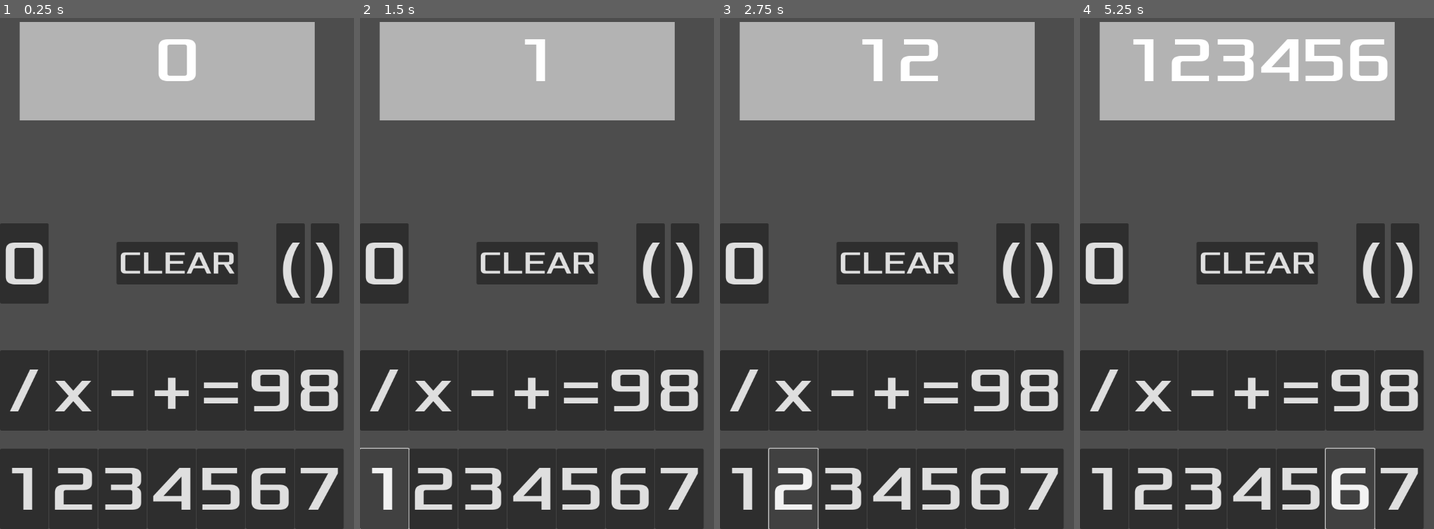
Above: before the commit, frames 1-4 (left to right).
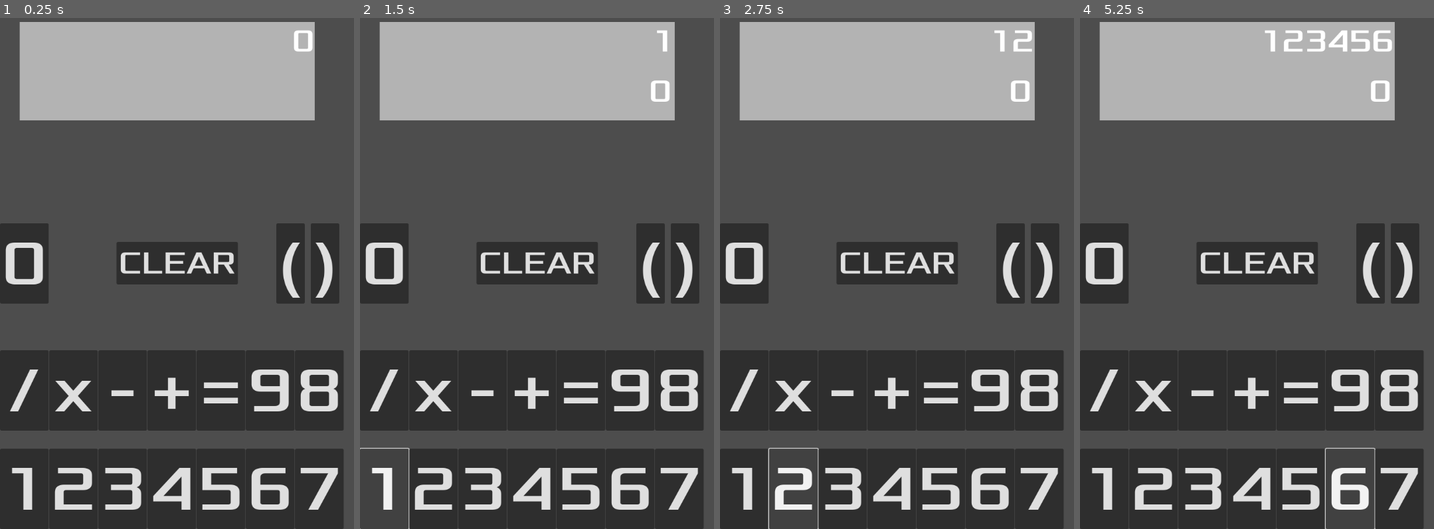
Above: after the commit, the same moments.

Repository: chungsamuel/Calculator
Game: Godot game, scene res://buttons.tscn
Two runs of this game, one before a commit and one after it. Both use one fixed random seed, a clock stepped at 60 frames per second and the inputs below.
Inputs:
- Up to frame 1 (0.25 s): no input
- Up to frame 2 (1.5 s): click "=" at 0.5 s; click "1" at 1.25 s
- Up to frame 3 (2.75 s): click "2" at 2 s
- Up to frame 4 (5.25 s): click "3" at 2.75 s; click "4" at 3.5 s; click "5" at 4.25 s; click "6" at 5 s

The runs differ from the first frame. In frame 1, 0.6% of the frame differs, in the area x 44-89%, y 2-13%; in frame 2, 0.4%; in frame 3, 1.0%; in frame 4, 2.9%, in the area x 15-89%, y 2-17%.

Commit message:
output label
Added another label for output

Diff:
--- a/buttons.gd
+++ b/buttons.gd
@@ -176,8 +176,8 @@
 	print(printme)
 	var answer = evaluate_postfix(printme)
 	print(answer)
-	$input.text = answer
-	$input.show()
+	$output.text = answer
+	$output.show()
 
 
 func _on_plusoperator_pressed():
--- a/buttons.tscn
+++ b/buttons.tscn
@@ -212,14 +212,16 @@
 anchors_preset = 5
 anchor_left = 0.5
 anchor_right = 0.5
-offset_left = -45.5
+offset_left = -319.0
 offset_top = 50.0
-offset_right = 45.5
-offset_bottom = 205.0
+offset_right = 279.0
+offset_bottom = 249.0
 grow_horizontal = 2
 theme_override_fonts/font = ExtResource("1_uxdyf")
-theme_override_font_sizes/font_size = 128
+theme_override_font_sizes/font_size = 64
 text = "0"
+horizontal_alignment = 2
+clip_text = true
 
 [node name="clear" type="Button" parent="."]
 anchors_preset = 8
@@ -281,6 +283,20 @@
 theme_override_fonts/font = ExtResource("1_uxdyf")
 theme_override_font_sizes/font_size = 128
 text = ")"
+
+[node name="output" type="Label" parent="."]
+anchors_preset = 5
+anchor_left = 0.5
+anchor_right = 0.5
+offset_left = -311.0
+offset_top = 152.0
+offset_right = 273.0
+offset_bottom = 230.0
+grow_horizontal = 2
+theme_override_fonts/font = ExtResource("1_uxdyf")
+theme_override_font_sizes/font_size = 64
+horizontal_alignment = 2
+clip_text = true
 
 [connection signal="pressed" from="number1" to="." method="_on_number_1_pressed"]
 [connection signal="pressed" from="number2" to="." method="_on_number_2_pressed"]
